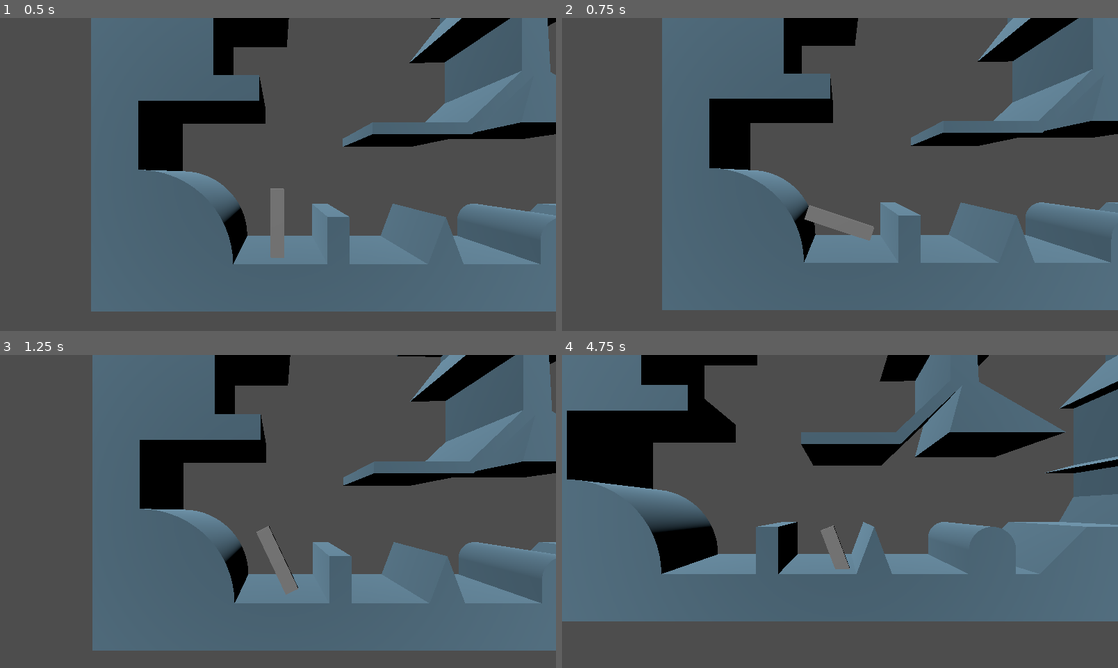
Above: before the commit, frames 1-4 (two rows, left to right).
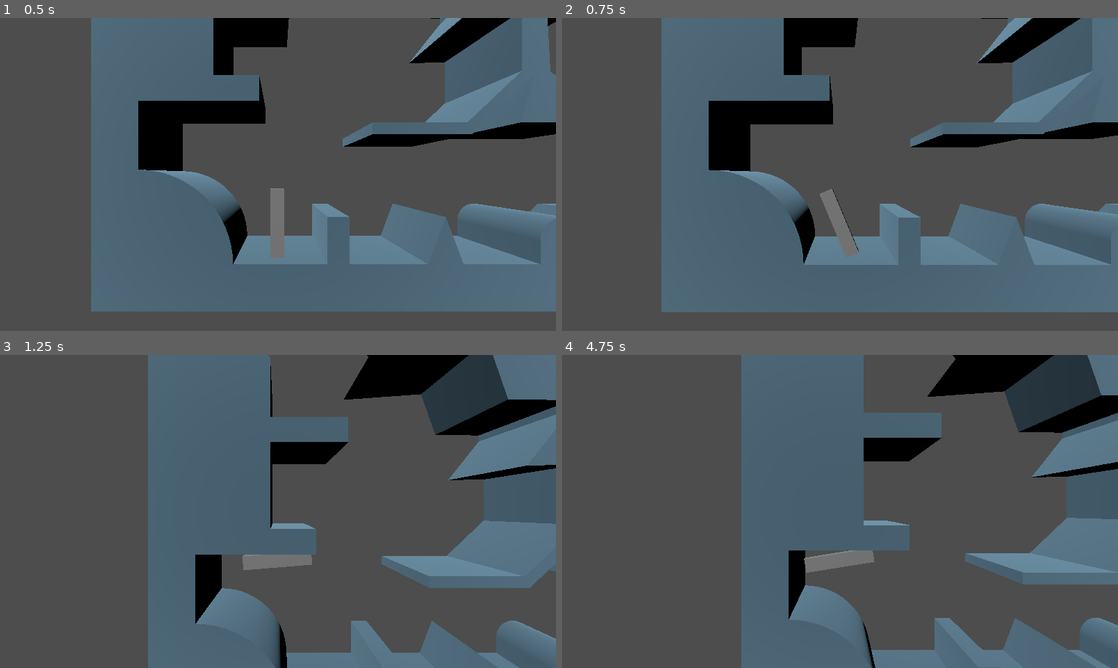
Above: after the commit, the same moments.

Repository: AustereTriceratops/GMTK_2024_prototype
Game: Godot game, scene res://scenes/3dtestscene.tscn
Two runs of this game, one before a commit and one after it. Both use one fixed random seed, a clock stepped at 60 frames per second and the inputs below.
Inputs:
- Up to frame 1 (0.5 s): no input
- Up to frame 2 (0.75 s): hold A (a) from 0.53 s (still down)
- Up to frame 3 (1.25 s): keep holding A (a); tap Space (jump) at 0.77, 1.07 s; tap D (d) at 0.8 s
- Up to frame 4 (4.75 s): release A (a) at 1.28 s; tap D (d) at 1.35, 3.05 s; tap Space (jump) at 1.52, 1.55, 1.82, 2.1, 3.02, 3.32, 3.77, 3.8, 4.07, 4.52 s; hold A (a) 2.03-2.78 s; tap A (a) at 2.85, 4.35 s; hold D (d) 3.53-4.28 s

Frame 1 is identical in both runs. In frame 2, 3.4% of the frame differs, in the area x 17-100%, y 0-94%; in frame 3, 50%; in frame 4, 71%, in the area x 0-100%, y 0-100%.

Commit message:
fixed jumping (maybe)

Diff:
--- a/scripts/CharacterController.gd
+++ b/scripts/CharacterController.gd
@@ -5,7 +5,7 @@
 var config = {
 	'jumpImpulse': 10,
 	'doubleJumpImpulse': 10,
-	'angularVelocity': 8.0,
+	'angularVelocity': 3.0,
 }
 
 var legalInput = {
@@ -25,7 +25,7 @@
 		var collisionPos = state.get_contact_local_position(0);
 		var diff = position - collisionPos;
 		diff.z = 0;
-		var launchDir = diff.normalized();
+		var launchDir = -diff.normalized();
 		apply_central_impulse(config['jumpImpulse']*launchDir);
 
 	if pendingInput['doubleJump']:
